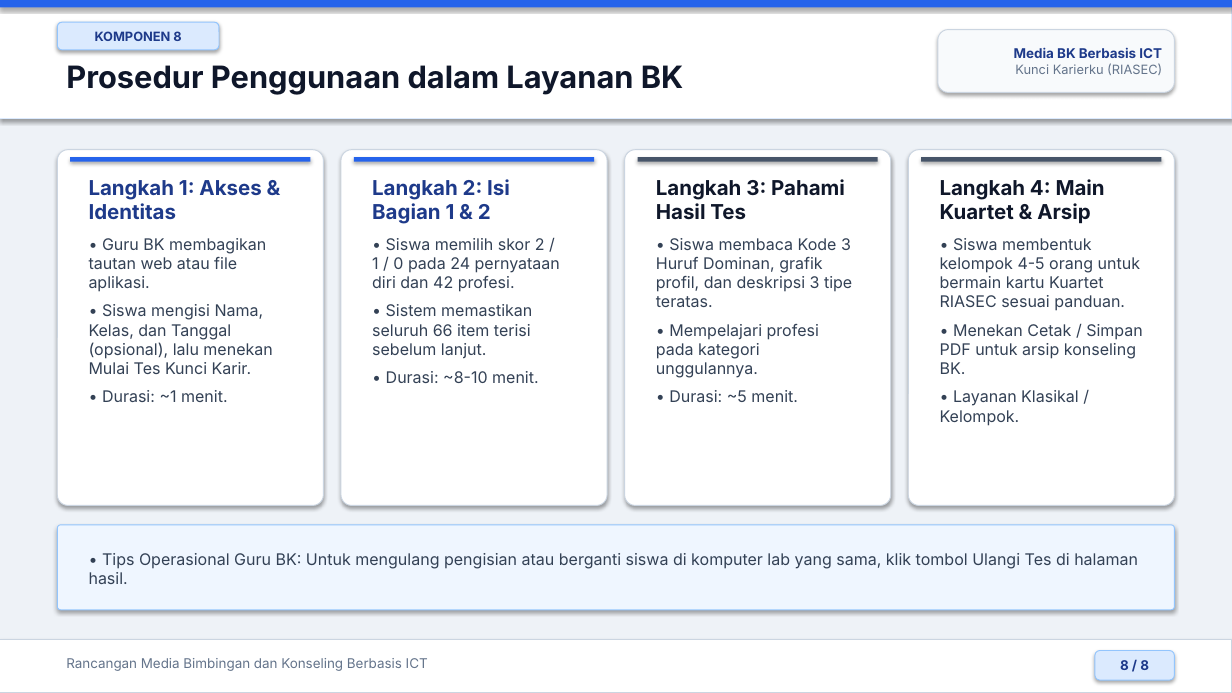
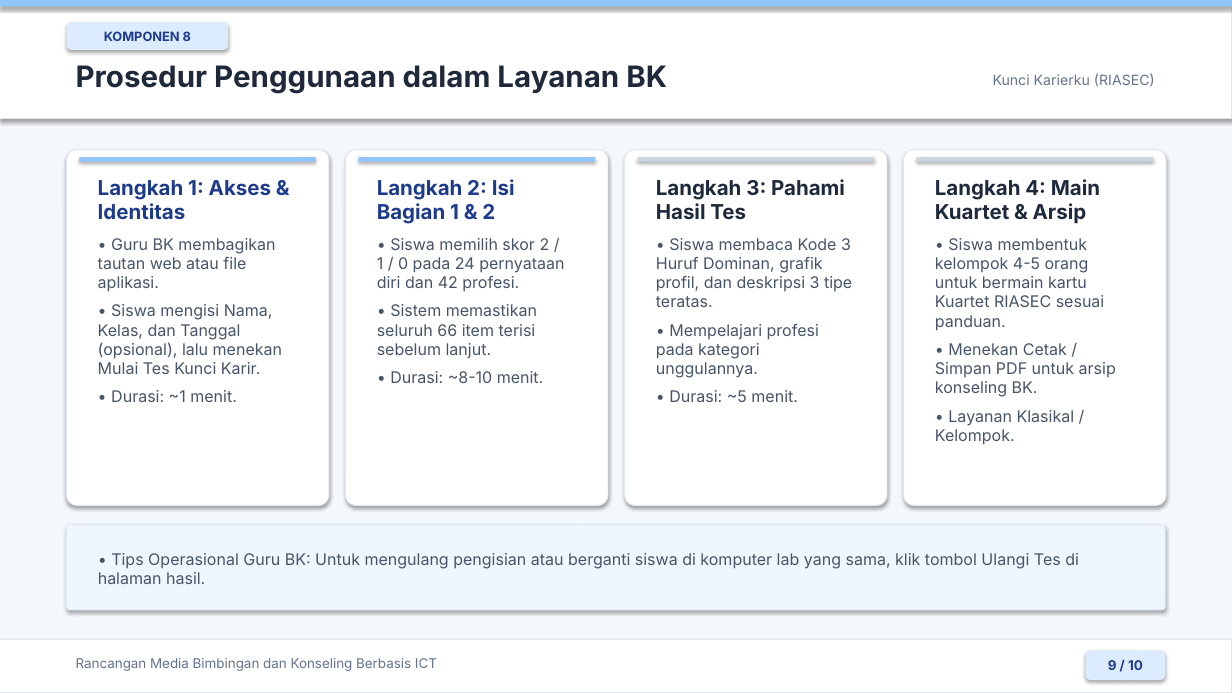
Before and after one commit to dvoidd/kunci-karierku-riasec, a slide deck: slide 9 of docs/Presentasi_Kunci_Karierku_RIASEC.pptx (slide 8 before the commit). Drawn at 1232x693 pixels with LibreOffice and Linux fonts; fonts in the diff are those of the drawing. Boxes give left, top, right and bottom in pixels: in the first picture for what was removed or moved away, otherwise in the second. Text is boxed around its words. In the diff, an @@ line names an element or a change of style, - is before the commit and + after.

```diff
--- a/docs/Presentasi_Kunci_Karierku_RIASEC.pptx
+++ b/docs/Presentasi_Kunci_Karierku_RIASEC.pptx
@@ background #EEF2F7 to #F4F7FB @@
@@ rectangle at bbox=[0, 0, 1232, 118]: outline #DBEAFE 0.75 pt to #E2E8F0 0.75 pt @@
@@ rounded rectangle "KOMPONEN 8": place and size @@
-rounded rectangle "KOMPONEN 8" at bbox=[57, 22, 219, 50]
+rounded rectangle "KOMPONEN 8" at bbox=[67, 22, 228, 50]
@@ rounded rectangle "KOMPONEN 8" at bbox=[67, 22, 228, 50]: fill #DBEAFE to #DCEBFE; outline #93C5FD 0.75 pt to none @@
@@ text "Prosedur Penggunaan dalam Layanan BK": place and size @@
-text "Prosedur Penggunaan dalam Layanan BK" at bbox=[66, 65, 684, 95]
+text "Prosedur Penggunaan dalam Layanan BK" at bbox=[76, 65, 667, 94]
@@ text "Prosedur Penggunaan dalam Layanan BK" at bbox=[76, 65, 667, 94]: size 24 to 23 pt, text colour #0F172A to #1E293B @@
@@ text at bbox=[1014, 47, 1162, 58]: paragraph removed @@
-Media BK Berbasis ICT
@@ text "Kunci Karierku (RIASEC)": place and size @@
-text "Kunci Karierku (RIASEC)" at bbox=[938, 30, 1175, 92]
+text "Kunci Karierku (RIASEC)" at bbox=[993, 73, 1155, 87]
@@ text "Kunci Karierku (RIASEC)" at bbox=[993, 73, 1155, 87]: size 10 to 11 pt; vertical alignment middle to top; fill #F8FAFC to none; outline #CBD5E1 0.75 pt to none; shadow off @@
@@ outline #CBD5E1 0.75 pt to #E2E8F0 0.75 pt in 5 elements at bbox=[0, 640, 1232, 693], bbox=[625, 150, 887, 506], bbox=[346, 150, 608, 506], bbox=[904, 150, 1166, 506], bbox=[67, 150, 329, 506] @@
@@ rounded rectangle: place and size @@
-rounded rectangle at bbox=[57, 150, 323, 506]
+rounded rectangle at bbox=[67, 150, 329, 506]
@@ fill #2563EB to #93C5FD in 3 elements at bbox=[0, 0, 1232, 6], bbox=[359, 157, 595, 162], bbox=[79, 157, 316, 162] @@
@@ rectangle: place and size @@
-rectangle at bbox=[70, 157, 311, 162]
+rectangle at bbox=[79, 157, 316, 162]
@@ text "Langkah 1: Akses & Identitas": place and size @@
-text "Langkah 1: Akses & Identitas" at bbox=[89, 180, 272, 402]
+text "Langkah 1: Akses & Identitas" at bbox=[98, 180, 282, 402]
@@ rounded rectangle: place and size @@
-rounded rectangle at bbox=[341, 150, 607, 506]
+rounded rectangle at bbox=[346, 150, 608, 506]
@@ rectangle: place and size @@
-rectangle at bbox=[354, 157, 594, 162]
+rectangle at bbox=[359, 157, 595, 162]
@@ rounded rectangle: place and size @@
-rounded rectangle at bbox=[625, 150, 891, 506]
+rounded rectangle at bbox=[625, 150, 887, 506]
@@ rectangle: place and size @@
-rectangle at bbox=[638, 157, 878, 162]
+rectangle at bbox=[638, 157, 874, 162]
@@ rectangle at bbox=[638, 157, 874, 162]: fill #475569 to #CBD5E1 @@
@@ text "Langkah 3: Pahami Hasil Tes" at bbox=[656, 179, 852, 402]: text colour #0F172A to #1E293B in "Langkah 3: Pahami Hasil Tes"; text colour #334155 to #475569 in "• Siswa membaca Kode 3 Huruf Dominan, ...", "• Mempelajari profesi pada kategori unggulannya.", "• Durasi: ~5 menit." @@
@@ rounded rectangle: place and size @@
-rounded rectangle at bbox=[909, 150, 1175, 506]
+rounded rectangle at bbox=[904, 150, 1166, 506]
@@ rectangle at bbox=[917, 157, 1153, 162]: fill #475569 to #CBD5E1 @@
@@ rectangle: place and size @@
-rectangle at bbox=[921, 157, 1162, 162]
+rectangle at bbox=[917, 157, 1153, 162]
@@ text "Langkah 4: Main Kuartet & ..." at bbox=[935, 179, 1116, 445]: text colour #0F172A to #1E293B in "Langkah 4: Main Kuartet & Arsip"; text colour #334155 to #475569 in "• Siswa membentuk kelompok 4-5 orang untuk ...", "• Menekan Cetak / Simpan PDF untuk ...", "• Layanan Klasikal / Kelompok." @@
@@ text at bbox=[98, 238, 282, 402]: text colour #334155 to #475569 in "• Guru BK membagikan tautan web atau ...", "• Siswa mengisi Nama, Kelas, dan Tanggal ...", "• Durasi: ~1 menit." @@
@@ text at bbox=[377, 238, 564, 383]: text colour #334155 to #475569 in "• Siswa memilih skor 2 / 1 ...", "• Sistem memastikan seluruh 66 item terisi ...", "• Durasi: ~8-10 menit." @@
@@ rounded rectangle: place and size @@
-rounded rectangle at bbox=[57, 525, 1175, 610]
+rounded rectangle at bbox=[67, 525, 1165, 610]
@@ rounded rectangle at bbox=[67, 525, 1165, 610]: outline #93C5FD 0.75 pt to #DCEBFE 0.75 pt @@
@@ text "• Tips Operasional Guru BK: ...": place and size @@
-text "• Tips Operasional Guru BK: ..." at bbox=[89, 553, 1138, 584]
+text "• Tips Operasional Guru BK: ..." at bbox=[98, 553, 1079, 584]
@@ text "• Tips Operasional Guru BK: ..." at bbox=[98, 553, 1079, 584]: text colour #334155 to #475569 @@
@@ text "Rancangan Media Bimbingan dan Konseling ...": place and size @@
-text "Rancangan Media Bimbingan dan Konseling ..." at bbox=[66, 658, 428, 671]
+text "Rancangan Media Bimbingan dan Konseling ..." at bbox=[76, 658, 437, 671]
@@ rounded rectangle added at bbox=[1086, 651, 1165, 680], fill #DCEBFE, 10.5 pt, text #1E3A8A, bold @@
+9 / 10
@@ rounded rectangle removed at bbox=[1095, 651, 1175, 680] @@
-8 / 8
```
Also in this commit, not shown: 7 other slides changed, 2 slides added, 2 other files.
